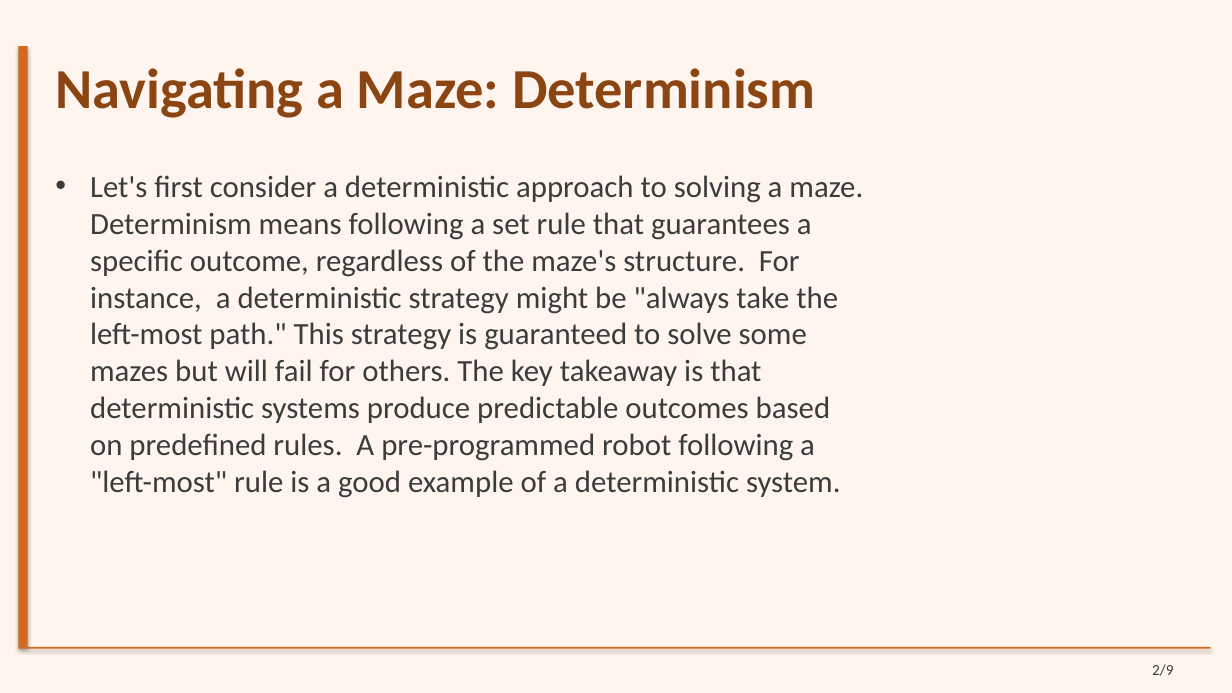
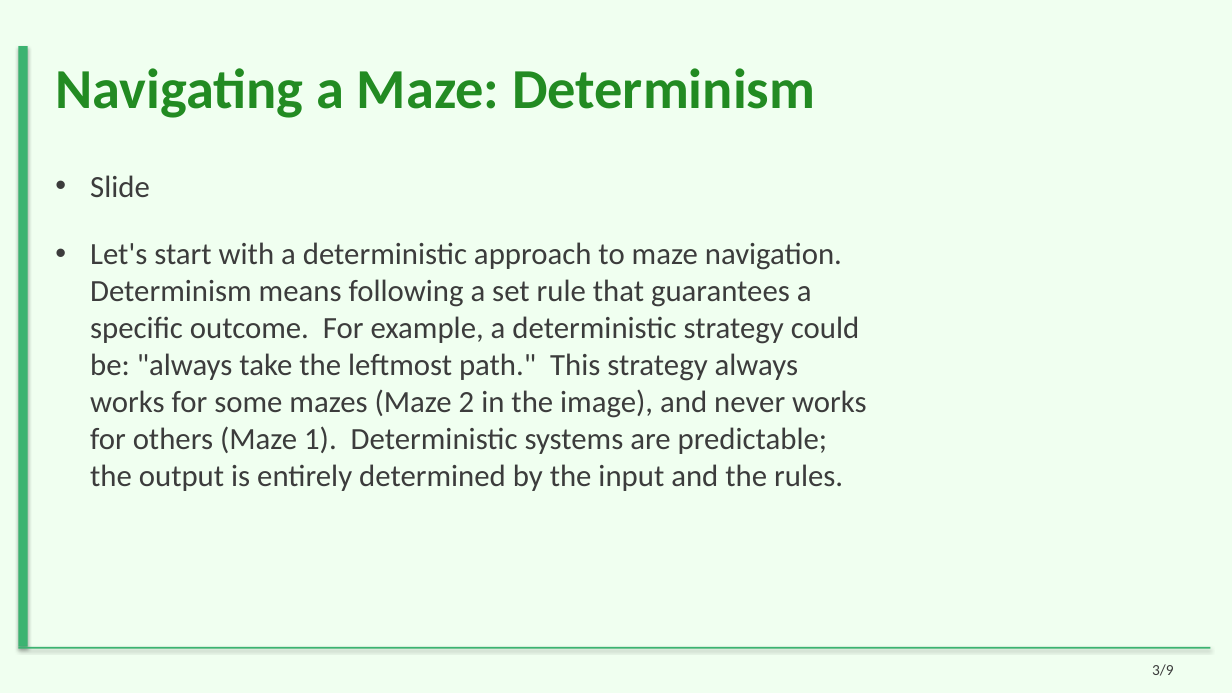
Before and after one commit to sanskarsri26/pdf-to-lecture, a slide deck: slide 3 of Styled_Slides.pptx (slide 2 before the commit). Drawn at 1232x693 pixels with LibreOffice and Linux fonts; fonts in the diff are those of the drawing. Boxes give left, top, right and bottom in pixels: in the first picture for what was removed or moved away, otherwise in the second. Text is boxed around its words. In the diff, an @@ line names an element or a change of style, - is before the commit and + after.

```diff
--- a/Styled_Slides.pptx
+++ b/Styled_Slides.pptx
@@ background #FFF5EE to #F0FFF0 @@
@@ title "Navigating a Maze: Determinism" at (x1=55, y1=68, x2=815, y2=118): text colour #8B4513 to #228B22 @@
@@ rectangle at (x1=18, y1=46, x2=28, y2=647): fill #D2691E to #3CB371 @@
@@ text at (x1=90, y1=175, x2=866, y2=491): text changed @@
-• Let's first consider a deterministic approach to solving a maze. Determinism means following a set rule that guarantees a specific outcome, regardless of the maze's structure. For instance, a deterministic strategy might be "always take the left-most path." This strategy is guaranteed to solve some mazes but will fail for others. The key takeaway is that deterministic systems produce predictable outcomes based on predefined rules. A pre-programmed robot following a "left-most" rule is a good example of a deterministic system.
+• Slide
+• Let's start with a deterministic approach to maze navigation. Determinism means following a set rule that guarantees a specific outcome. For example, a deterministic strategy could be: "always take the leftmost path." This strategy always works for some mazes (Maze 2 in the image), and never works for others (Maze 1). Deterministic systems are predictable; the output is entirely determined by the input and the rules.
@@ rectangle at (x1=18, y1=647, x2=1211, y2=649): fill #D2691E to #3CB371 @@
@@ text at (x1=1152, y1=664, x2=1174, y2=676): text changed @@
-2/9
+3/9
```
Also in this commit, not shown: 7 other slides changed, 1 slide added, 1 slide removed, 37 other files.
